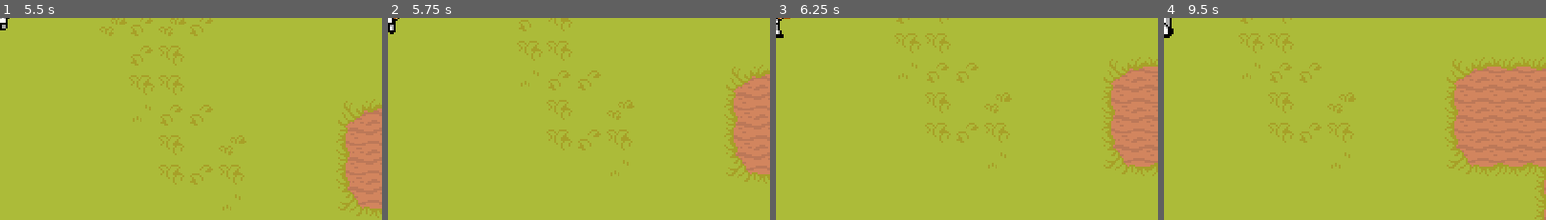
Above: before the commit, frames 1-4 (left to right).
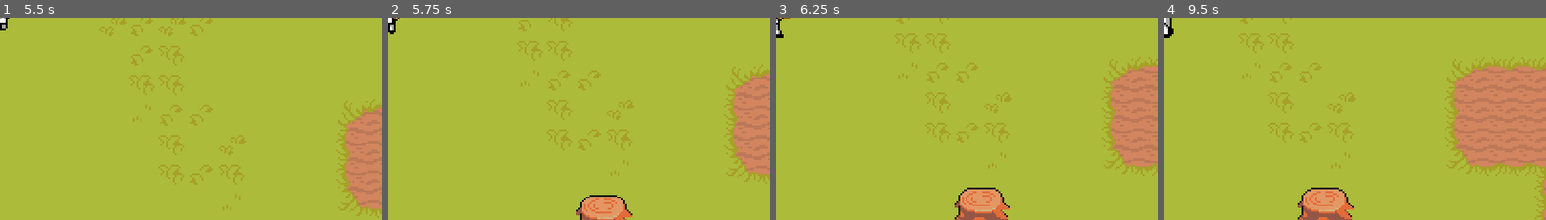
Above: after the commit, the same moments.

Repository: MysteryCoder456/KungFitGame
Game: Godot game, scene res://src/scenes/World.tscn
Two runs of this game, one before a commit and one after it. Both use one fixed random seed, a clock stepped at 60 frames per second and the inputs below.
Inputs (mouse positions are % of the whole screen's width and height, from its top left):
- Up to frame 1 (5.5 s): move the mouse to (72, 45) at 0.52 s; hold D (move_right) 0.53-1.28 s; hold P (kick_attack) 0.53-1.28 s; click (72, 45) at 0.67 s; move the mouse to (30, 55) at 1.27 s; hold S (move_down) 1.28-2.03 s; tap O (stick_attack) at 1.35, 2.85, 4.35 s; move the mouse to (60, 28) at 2.02 s; hold D (move_right) 2.03-2.78 s; hold P (kick_attack) 2.03-2.78 s; move the mouse to (45, 70) at 2.77 s; hold W (move_up) 2.78-3.53 s; click (45, 70) at 2.92 s; move the mouse to (80, 65) at 3.52 s; hold P (kick_attack) 3.53-4.28 s; hold A (move_left) 3.53-5.03 s; move the mouse to (20, 35) at 4.27 s; move the mouse to (55, 50) at 5.02 s; hold S (move_down) from 5.03 s (still down); hold P (kick_attack) from 5.03 s (still down); click (55, 50) at 5.17 s
- Up to frame 2 (5.75 s): keep holding S (move_down); keep holding P (kick_attack)
- Up to frame 3 (6.25 s): move the mouse to (35, 25) at 5.77 s; release S (move_down) at 5.78 s; release P (kick_attack) at 5.78 s; hold D (move_right) from 5.78 s (still down); tap O (stick_attack) at 5.85 s
- Up to frame 4 (9.5 s): move the mouse to (72, 45) at 6.52 s; release D (move_right) at 6.53 s; hold W (move_up) 6.53-7.28 s; hold P (kick_attack) 6.53-7.28 s; move the mouse to (30, 55) at 7.27 s; hold D (move_right) 7.28-8.03 s; tap O (stick_attack) at 7.35, 8.85 s; click (30, 55) at 7.42 s; move the mouse to (60, 28) at 8.02 s; hold S (move_down) 8.03-8.78 s; hold P (kick_attack) 8.03-8.78 s; move the mouse to (45, 70) at 8.77 s; hold A (move_left) from 8.78 s (still down)
The pictures show only the part of the screen within x 50-100%, y 50-100%; the shares and areas given below are measured in that part.

Frame 1 is identical in both runs. In frame 2, 1.5% of the frame differs, in the area x 49-64%, y 87-100%; in frame 3, 1.9%; in frame 4, 2.0%, in the area x 35-50%, y 83-100%.

Commit message:
updated tile set

Diff:
--- a/FitnessGame/src/actors/Enemy.tscn
+++ b/FitnessGame/src/actors/Enemy.tscn
@@ -4,7 +4,7 @@
 [ext_resource path="res://src/scripts/Enemy.gd" type="Script" id=2]
 
 [sub_resource type="RectangleShape2D" id=14]
-extents = Vector2( 6, 11 )
+extents = Vector2( 6, 6.5 )
 
 [node name="Enemy" type="KinematicBody2D" groups=["Enemy"]]
 position = Vector2( 0, -10 )
@@ -23,6 +23,7 @@
 animation = "running_down"
 
 [node name="CollisionShape2D" type="CollisionShape2D" parent="."]
+position = Vector2( 0, 4.5 )
 shape = SubResource( 14 )
 
 [node name="AttackTimer" type="Timer" parent="."]
--- a/FitnessGame/src/actors/KungFuMan.tscn
+++ b/FitnessGame/src/actors/KungFuMan.tscn
@@ -5,7 +5,7 @@
 [ext_resource path="res://src/scenes/HUD.tscn" type="PackedScene" id=4]
 
 [sub_resource type="RectangleShape2D" id=1]
-extents = Vector2( 7, 11 )
+extents = Vector2( 7, 6 )
 
 [sub_resource type="SegmentShape2D" id=3]
 b = Vector2( 0, -18 )
@@ -36,6 +36,7 @@
 animation = "idle_down"
 
 [node name="CollisionShape2D" type="CollisionShape2D" parent="."]
+position = Vector2( 0, 5 )
 shape = SubResource( 1 )
 
 [node name="Camera2D" type="Camera2D" parent="."]
--- a/FitnessGame/src/scenes/World.tscn
+++ b/FitnessGame/src/scenes/World.tscn
@@ -9,13 +9,19 @@
 
 [node name="Navigation2D" type="Navigation2D" parent="."]
 
-[node name="TileMap" type="TileMap" parent="Navigation2D"]
+[node name="Background" type="TileMap" parent="Navigation2D"]
 tile_set = ExtResource( 2 )
 cell_size = Vector2( 16, 16 )
 collision_layer = 4
-collision_mask = 3
+collision_mask = 0
 format = 1
 tile_data = PoolIntArray( -786450, 1, 0, -786449, 1, 0, -786448, 1, 0, -786447, 1, 0, -786446, 1, 0, -786445, 1, 0, -78 …(39188 unchanged characters)…
+
+[node name="Foreground" type="TileMap" parent="."]
+tile_set = ExtResource( 2 )
+cell_size = Vector2( 16, 16 )
+format = 1
+tile_data = PoolIntArray( 589829, 5, 0, 589840, 3, 0, 655379, 3, 0 )
 
 [node name="Actors" type="YSort" parent="."]
 
--- a/FitnessGame/src/tile_sets/World.tres
+++ b/FitnessGame/src/tile_sets/World.tres
@@ -1,7 +1,8 @@
-[gd_resource type="TileSet" load_steps=40 format=2]
+[gd_resource type="TileSet" load_steps=77 format=2]
 
 [ext_resource path="res://assets/world/TilesetFloor.png" type="Texture" id=1]
 [ext_resource path="res://assets/world/TilesetWater.png" type="Texture" id=2]
+[ext_resource path="res://assets/world/TilesetNature.png" type="Texture" id=3]
 
 [sub_resource type="NavigationPolygon" id=1]
 vertices = PoolVector2Array( 16, 16, 0, 16, 0, 0, 16, 0 )
@@ -150,6 +151,114 @@
 [sub_resource type="NavigationPolygon" id=37]
 vertices = PoolVector2Array( 16, 0, 0, 0, 0, 16, 16, 16 )
 polygons = [ PoolIntArray( 0, 1, 2, 3 ) ]
+
+[sub_resource type="ConvexPolygonShape2D" id=41]
+points = PoolVector2Array( 16, 16, 0, 16, 0, 0, 16, 0 )
+
+[sub_resource type="ConvexPolygonShape2D" id=42]
+points = PoolVector2Array( 0, 8, 16, 8, 16, 16, 0, 16 )
+
+[sub_resource type="ConvexPolygonShape2D" id=43]
+points = PoolVector2Array( 8, 0, 16, 0, 16, 16, 8, 16 )
+
+[sub_resource type="ConvexPolygonShape2D" id=44]
+points = PoolVector2Array( 16, 16, 8, 16, 16, 8 )
+
+[sub_resource type="ConvexPolygonShape2D" id=45]
+points = PoolVector2Array( 8, 0, 16, 0, 16, 8 )
+
+[sub_resource type="ConvexPolygonShape2D" id=46]
+points = PoolVector2Array( 16, 8, 0, 8, 0, 0, 16, 0 )
+
+[sub_resource type="ConvexPolygonShape2D" id=47]
+points = PoolVector2Array( 8, 16, 0, 16, 0, 0, 8, 0 )
+
+[sub_resource type="ConvexPolygonShape2D" id=48]
+points = PoolVector2Array( 0, 8, 0, 0, 8, 0 )
+
+[sub_resource type="ConvexPolygonShape2D" id=49]
+points = PoolVector2Array( 8, 16, 0, 16, 0, 8 )
+
+[sub_resource type="ConvexPolygonShape2D" id=50]
+points = PoolVector2Array( 12, 16, 4, 16, 4, 8, 12, 8 )
+
+[sub_resource type="ConvexPolygonShape2D" id=51]
+points = PoolVector2Array( 12, 16, 4, 16, 4, 0, 12, 0 )
+
+[sub_resource type="ConvexPolygonShape2D" id=52]
+points = PoolVector2Array( 12, 12, 4, 12, 4, 0, 12, 0 )
+
+[sub_resource type="ConvexPolygonShape2D" id=53]
+points = PoolVector2Array( 16, 12, 4, 12, 4, 4, 16, 4 )
+
+[sub_resource type="ConvexPolygonShape2D" id=54]
+points = PoolVector2Array( 16, 12, 0, 12, 0, 4, 16, 4 )
+
+[sub_resource type="ConvexPolygonShape2D" id=55]
+points = PoolVector2Array( 12, 12, 0, 12, 0, 4, 12, 4 )
+
+[sub_resource type="ConvexPolygonShape2D" id=56]
+points = PoolVector2Array( 4, 16, 4, 4, 16, 4, 16, 12, 12, 12, 12, 16 )
+
+[sub_resource type="ConvexPolygonShape2D" id=57]
+points = PoolVector2Array( 4, 16, 4, 12, 0, 12, 0, 4, 12, 4, 12, 16 )
+
+[sub_resource type="ConvexPolygonShape2D" id=58]
+points = PoolVector2Array( 12, 0, 12, 12, 0, 12, 0, 4, 4, 4, 4, 0 )
+
+[sub_resource type="ConvexPolygonShape2D" id=59]
+points = PoolVector2Array( 12, 0, 12, 4, 16, 4, 16, 12, 4, 12, 4, 0 )
+
+[sub_resource type="ConvexPolygonShape2D" id=60]
+points = PoolVector2Array( 12, 0, 12, 4, 16, 4, 16, 12, 0, 8, 0, 0 )
+
+[sub_resource type="ConvexPolygonShape2D" id=61]
+points = PoolVector2Array( 0, 4, 4, 4, 4, 0, 16, 0, 16, 8, 0, 12 )
+
+[sub_resource type="ConvexPolygonShape2D" id=62]
+points = PoolVector2Array( 4, 4, 4, 0, 12, 0, 12, 16, 0, 16, 0, 4 )
+
+[sub_resource type="ConvexPolygonShape2D" id=63]
+points = PoolVector2Array( 4, 16, 4, 12, 0, 12, 0, 0, 12, 0, 12, 16 )
+
+[sub_resource type="ConvexPolygonShape2D" id=64]
+points = PoolVector2Array( 16, 12, 12, 12, 12, 16, 4, 16, 4, 0, 16, 0 )
+
+[sub_resource type="ConvexPolygonShape2D" id=65]
+points = PoolVector2Array( 16, 16, 4, 16, 4, 0, 12, 0, 12, 4, 16, 4 )
+
+[sub_resource type="ConvexPolygonShape2D" id=66]
+points = PoolVector2Array( 0, 16, 0, 8, 16, 4, 16, 12, 12, 12, 12, 16 )
+
+[sub_resource type="ConvexPolygonShape2D" id=67]
+points = PoolVector2Array( 0, 12, 0, 4, 16, 8, 16, 16, 4, 16, 4, 12, 0, 12 )
+
+[sub_resource type="ConvexPolygonShape2D" id=68]
+points = PoolVector2Array( 16, 16, 8, 16, 8, 8, 16, 8 )
+
+[sub_resource type="ConvexPolygonShape2D" id=69]
+points = PoolVector2Array( 16, 8, 8, 8, 8, 0, 16, 0 )
+
+[sub_resource type="ConvexPolygonShape2D" id=70]
+points = PoolVector2Array( 8, 8, 0, 8, 0, 0, 8, 0 )
+
+[sub_resource type="ConvexPolygonShape2D" id=71]
+points = PoolVector2Array( 8, 16, 0, 16, 0, 8, 8, 8 )
+
+[sub_resource type="ConvexPolygonShape2D" id=72]
+points = PoolVector2Array( 0, 0, 16, 0, 16, 8, 12, 12, 12, 16, 4, 16, 4, 12, 0, 8 )
+
+[sub_resource type="ConvexPolygonShape2D" id=73]
+points = PoolVector2Array( 0, 8, 4, 4, 4, 0, 12, 0, 12, 4, 16, 8, 16, 16, 0, 16 )
+
+[sub_resource type="ConvexPolygonShape2D" id=38]
+points = PoolVector2Array( 32, 32, 0, 32, 0, 16, 32, 16 )
+
+[sub_resource type="ConvexPolygonShape2D" id=39]
+points = PoolVector2Array( 32, 32, 0, 32, 0, 16, 32, 16 )
+
+[sub_resource type="ConvexPolygonShape2D" id=40]
+points = PoolVector2Array( 32, 32, 0, 32, 0, 12, 32, 12 )
 
 [resource]
 0/name = "Grass Path"
@@ -217,7 +326,292 @@
 2/navigation_offset = Vector2( 0, 0 )
 2/shape_offset = Vector2( 0, 0 )
 2/shape_transform = Transform2D( 1, 0, 0, 1, 0, 0 )
+2/shape = SubResource( 41 )
 2/shape_one_way = false
-2/shape_one_way_margin = 0.0
-2/shapes = [  ]
+2/shape_one_way_margin = 1.0
+2/shapes = [ {
+"autotile_coord": Vector2( 1, 1 ),
+"one_way": false,
+"one_way_margin": 1.0,
+"shape": SubResource( 41 ),
+"shape_transform": Transform2D( 1, 0, 0, 1, 0, 0 )
+}, {
+"autotile_coord": Vector2( 1, 0 ),
+"one_way": false,
+"one_way_margin": 1.0,
+"shape": SubResource( 42 ),
+"shape_transform": Transform2D( 1, 0, 0, 1, 0, 0 )
+}, {
+"autotile_coord": Vector2( 0, 1 ),
+"one_way": false,
+"one_way_margin": 1.0,
+"shape": SubResource( 43 ),
+"shape_transform": Transform2D( 1, 0, 0, 1, 0, 0 )
+}, {
+"autotile_coord": Vector2( 0, 0 ),
+"one_way": false,
+"one_way_margin": 1.0,
+"shape": SubResource( 44 ),
+"shape_transform": Transform2D( 1, 0, 0, 1, 0, 0 )
+}, {
+"autotile_coord": Vector2( 0, 2 ),
+"one_way": false,
+"one_way_margin": 1.0,
+"shape": SubResource( 45 ),
+"shape_transform": Transform2D( 1, 0, 0, 1, 0, 0 )
+}, {
+"autotile_coord": Vector2( 1, 2 ),
+"one_way": false,
+"one_way_margin": 1.0,
+"shape": SubResource( 46 ),
+"shape_transform": Transform2D( 1, 0, 0, 1, 0, 0 )
+}, {
+"autotile_coord": Vector2( 2, 1 ),
+"one_way": false,
+"one_way_margin": 1.0,
+"shape": SubResource( 47 ),
+"shape_transform": Transform2D( 1, 0, 0, 1, 0, 0 )
+}, {
+"autotile_coord": Vector2( 2, 2 ),
+"one_way": false,
+"one_way_margin": 1.0,
+"shape": SubResource( 48 ),
+"shape_transform": Transform2D( 1, 0, 0, 1, 0, 0 )
+}, {
+"autotile_coord": Vector2( 2, 0 ),
+"one_way": false,
+"one_way_margin": 1.0,
+"shape": SubResource( 49 ),
+"shape_transform": Transform2D( 1, 0, 0, 1, 0, 0 )
+}, {
+"autotile_coord": Vector2( 3, 0 ),
+"one_way": false,
+"one_way_margin": 1.0,
+"shape": SubResource( 50 ),
+"shape_transform": Transform2D( 1, 0, 0, 1, 0, 0 )
+}, {
+"autotile_coord": Vector2( 3, 1 ),
+"one_way": false,
+"one_way_margin": 1.0,
+"shape": SubResource( 51 ),
+"shape_transform": Transform2D( 1, 0, 0, 1, 0, 0 )
+}, {
+"autotile_coord": Vector2( 3, 2 ),
+"one_way": false,
+"one_way_margin": 1.0,
+"shape": SubResource( 52 ),
+"shape_transform": Transform2D( 1, 0, 0, 1, 0, 0 )
+}, {
+"autotile_coord": Vector2( 0, 3 ),
+"one_way": false,
+"one_way_margin": 1.0,
+"shape": SubResource( 53 ),
+"shape_transform": Transform2D( 1, 0, 0, 1, 0, 0 )
+}, {
+"autotile_coord": Vector2( 1, 3 ),
+"one_way": false,
+"one_way_margin": 1.0,
+"shape": SubResource( 54 ),
+"shape_transform": Transform2D( 1, 0, 0, 1, 0, 0 )
+}, {
+"autotile_coord": Vector2( 2, 3 ),
+"one_way": false,
+"one_way_margin": 1.0,
+"shape": SubResource( 55 ),
+"shape_transform": Transform2D( 1, 0, 0, 1, 0, 0 )
+}, {
+"autotile_coord": Vector2( 4, 0 ),
+"one_way": false,
+"one_way_margin": 1.0,
+"shape": SubResource( 56 ),
+"shape_transform": Transform2D( 1, 0, 0, 1, 0, 0 )
+}, {
+"autotile_coord": Vector2( 7, 0 ),
+"one_way": false,
+"one_way_margin": 1.0,
+"shape": SubResource( 57 ),
+"shape_transform": Transform2D( 1, 0, 0, 1, 0, 0 )
+}, {
+"autotile_coord": Vector2( 7, 3 ),
+"one_way": false,
+"one_way_margin": 1.0,
+"shape": SubResource( 58 ),
+"shape_transform": Transform2D( 1, 0, 0, 1, 0, 0 )
+}, {
+"autotile_coord": Vector2( 4, 3 ),
+"one_way": false,
+"one_way_margin": 1.0,
+"shape": SubResource( 59 ),
+"shape_transform": Transform2D( 1, 0, 0, 1, 0, 0 )
+}, {
+"autotile_coord": Vector2( 5, 3 ),
+"one_way": false,
+"one_way_margin": 1.0,
+"shape": SubResource( 60 ),
+"shape_transform": Transform2D( 1, 0, 0, 1, 0, 0 )
+}, {
+"autotile_coord": Vector2( 6, 3 ),
+"one_way": false,
+"one_way_margin": 1.0,
+"shape": SubResource( 61 ),
+"shape_transform": Transform2D( 1, 0, 0, 1, 0, 0 )
+}, {
+"autotile_coord": Vector2( 7, 2 ),
+"one_way": false,
+"one_way_margin": 1.0,
+"shape": SubResource( 62 ),
+"shape_transform": Transform2D( 1, 0, 0, 1, 0, 0 )
+}, {
+"autotile_coord": Vector2( 7, 1 ),
+"one_way": false,
+"one_way_margin": 1.0,
+"shape": SubResource( 63 ),
+"shape_transform": Transform2D( 1, 0, 0, 1, 0, 0 )
+}, {
+"autotile_coord": Vector2( 4, 1 ),
+"one_way": false,
+"one_way_margin": 1.0,
+"shape": SubResource( 64 ),
+"shape_transform": Transform2D( 1, 0, 0, 1, 0, 0 )
+}, {
+"autotile_coord": Vector2( 4, 2 ),
+"one_way": false,
+"one_way_margin": 1.0,
+"shape": SubResource( 65 ),
+"shape_transform": Transform2D( 1, 0, 0, 1, 0, 0 )
+}, {
+"autotile_coord": Vector2( 5, 0 ),
+"one_way": false,
+"one_way_margin": 1.0,
+"shape": SubResource( 66 ),
+"shape_transform": Transform2D( 1, 0, 0, 1, 0, 0 )
+}, {
+"autotile_coord": Vector2( 6, 0 ),
+"one_way": false,
+"one_way_margin": 1.0,
+"shape": SubResource( 67 ),
+"shape_transform": Transform2D( 1, 0, 0, 1, 0, 0 )
+}, {
+"autotile_coord": Vector2( 5, 1 ),
+"one_way": false,
+"one_way_margin": 1.0,
+"shape": SubResource( 68 ),
+"shape_transform": Transform2D( 1, 0, 0, 1, 0, 0 )
+}, {
+"autotile_coord": Vector2( 5, 2 ),
+"one_way": false,
+"one_way_margin": 1.0,
+"shape": SubResource( 69 ),
+"shape_transform": Transform2D( 1, 0, 0, 1, 0, 0 )
+}, {
+"autotile_coord": Vector2( 6, 2 ),
+"one_way": false,
+"one_way_margin": 1.0,
+"shape": SubResource( 70 ),
+"shape_transform": Transform2D( 1, 0, 0, 1, 0, 0 )
+}, {
+"autotile_coord": Vector2( 6, 1 ),
+"one_way": false,
+"one_way_margin": 1.0,
+"shape": SubResource( 71 ),
+"shape_transform": Transform2D( 1, 0, 0, 1, 0, 0 )
+}, {
+"autotile_coord": Vector2( 8, 1 ),
+"one_way": false,
+"one_way_margin": 1.0,
+"shape": SubResource( 72 ),
+"shape_transform": Transform2D( 1, 0, 0, 1, 0, 0 )
+}, {
+"autotile_coord": Vector2( 8, 2 ),
+"one_way": false,
+"one_way_margin": 1.0,
+"shape": SubResource( 73 ),
+"shape_transform": Transform2D( 1, 0, 0, 1, 0, 0 )
+} ]
 2/z_index = 0
+3/name = "Tree1"
+3/texture = ExtResource( 3 )
+3/tex_offset = Vector2( 0, 0 )
+3/modulate = Color( 1, 1, 1, 1 )
+3/region = Rect2( 0, 0, 32, 32 )
+3/tile_mode = 0
+3/occluder_offset = Vector2( 0, 0 )
+3/navigation_offset = Vector2( 0, 0 )
+3/shape_offset = Vector2( 0, 0 )
+3/shape_transform = Transform2D( 1, 0, 0, 1, 0, 0 )
+3/shape = SubResource( 38 )
+3/shape_one_way = false
+3/shape_one_way_margin = 1.0
+3/shapes = [ {
+"autotile_coord": Vector2( 0, 0 ),
+"one_way": false,
+"one_way_margin": 1.0,
+"shape": SubResource( 38 ),
+"shape_transform": Transform2D( 1, 0, 0, 1, 0, 0 )
+} ]
+3/z_index = 0
+4/name = "Tree2"
+4/texture = ExtResource( 3 )
+4/tex_offset = Vector2( 0, 0 )
+4/modulate = Color( 1, 1, 1, 1 )
+4/region = Rect2( 32, 0, 32, 32 )
+4/tile_mode = 0
+4/occluder_offset = Vector2( 0, 0 )
+4/navigation_offset = Vector2( 0, 0 )
+4/shape_offset = Vector2( 0, 0 )
+4/shape_transform = Transform2D( 1, 0, 0, 1, 0, 0 )
+4/shape = SubResource( 39 )
+4/shape_one_way = false
+4/shape_one_way_margin = 1.0
+4/shapes = [ {
+"autotile_coord": Vector2( 0, 0 ),
+"one_way": false,
+"one_way_margin": 1.0,
+"shape": SubResource( 39 ),
+"shape_transform": Transform2D( 1, 0, 0, 1, 0, 0 )
+} ]
+4/z_index = 0
+5/name = "Tree_Stump"
+5/texture = ExtResource( 3 )
+5/tex_offset = Vector2( 0, 0 )
+5/modulate = Color( 1, 1, 1, 1 )
+5/region = Rect2( 32, 128, 32, 32 )
+5/tile_mode = 0
+5/occluder_offset = Vector2( 0, 0 )
+5/navigation_offset = Vector2( 0, 0 )
+5/shape_offset = Vector2( 0, 0 )
+5/shape_transform = Transform2D( 1, 0, 0, 1, 0, 0 )
+5/shape = SubResource( 40 )
+5/shape_one_way = false
+5/shape_one_way_margin = 1.0
+5/shapes = [ {
+"autotile_coord": Vector2( 0, 0 ),
+"one_way": false,
+"one_way_margin": 1.0,
+"shape": SubResource( 40 ),
+"shape_transform": Transform2D( 1, 0, 0, 1, 0, 0 )
+} ]
+5/z_index = 0
+6/name = "Decoration"
+6/texture = ExtResource( 3 )
+6/tex_offset = Vector2( 0, 0 )
+6/modulate = Color( 1, 1, 1, 1 )
+6/region = Rect2( 0, 160, 128, 32 )
+6/tile_mode = 1
+6/autotile/bitmask_mode = 0
+6/autotile/bitmask_flags = [  ]
+6/autotile/icon_coordinate = Vector2( 0, 0 )
+6/autotile/tile_size = Vector2( 16, 16 )
+6/autotile/spacing = 0
+6/autotile/occluder_map = [  ]
+6/autotile/navpoly_map = [  ]
+6/autotile/priority_map = [ Vector3( 0, 0, 3 ), Vector3( 1, 0, 3 ), Vector3( 2, 0, 3 ) ]
+6/autotile/z_index_map = [  ]
+6/occluder_offset = Vector2( 0, 0 )
+6/navigation_offset = Vector2( 0, 0 )
+6/shape_offset = Vector2( 0, 0 )
+6/shape_transform = Transform2D( 1, 0, 0, 1, 0, 0 )
+6/shape_one_way = false
+6/shape_one_way_margin = 0.0
+6/shapes = [  ]
+6/z_index = 0
